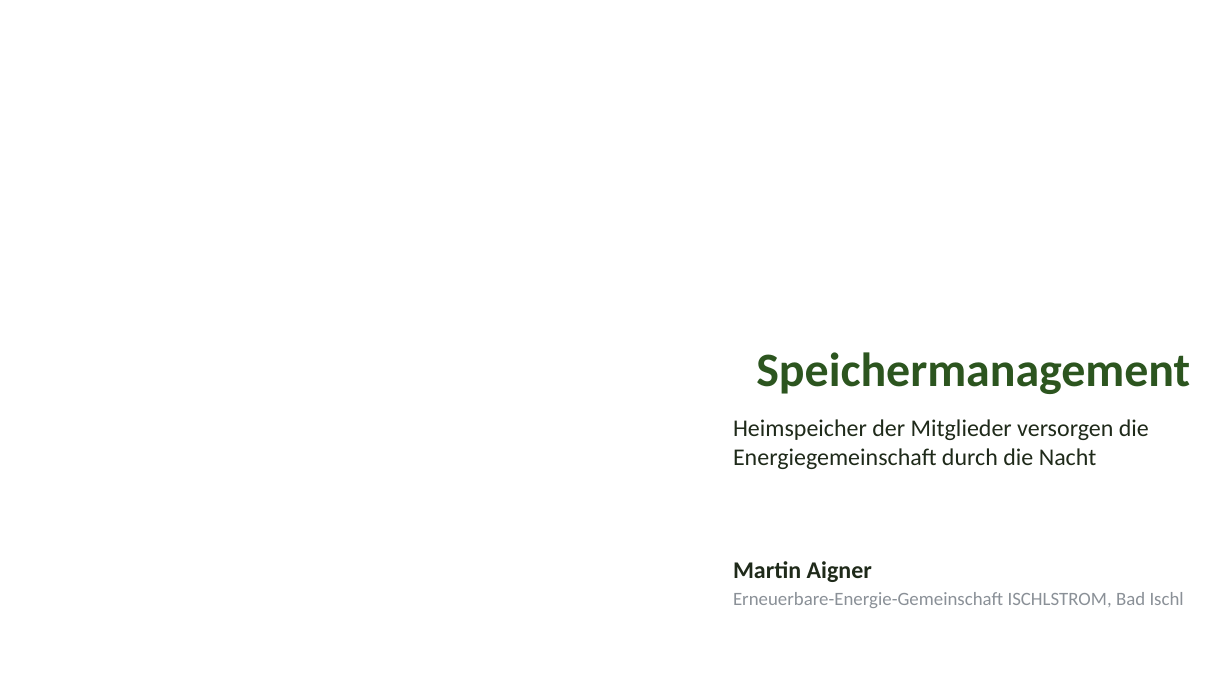
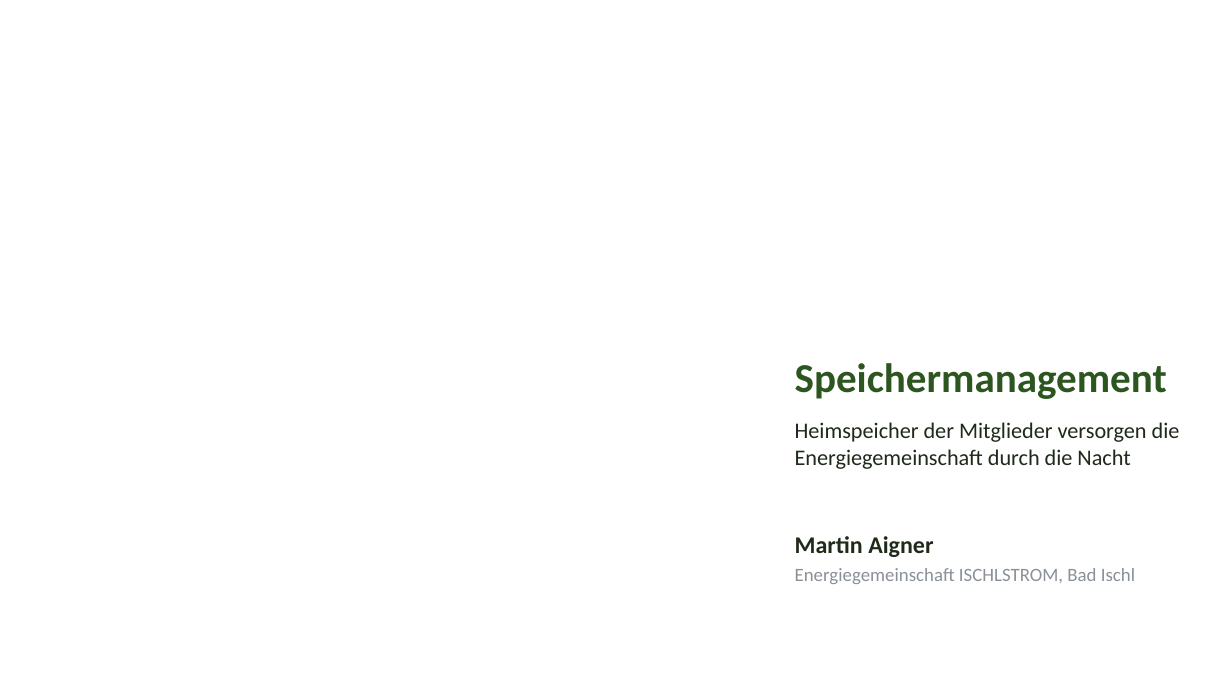
Before and after one commit to maigner/Energiegemeinschaft, a slide deck: slide 1 of docs/grafiken/speichermanagement/speichermanagement-whiteboards.pptx. Drawn at 1232x693 pixels with LibreOffice and Linux fonts; fonts in the diff are those of the drawing; background and template pictures are left out. Boxes give left, top, right and bottom in pixels: in the first picture for what was removed or moved away, otherwise in the second. Text is boxed around its words. In the diff, an @@ line names an element or a change of style, - is before the commit and + after.

```diff
--- a/docs/grafiken/speichermanagement/speichermanagement-whiteboards.pptx
+++ b/docs/grafiken/speichermanagement/speichermanagement-whiteboards.pptx
@@ title "Speichermanagement": place and size @@
-title "Speichermanagement" at [756, 352, 1190, 394]
+title "Speichermanagement" at [795, 363, 1167, 399]
@@ title "Speichermanagement" at [795, 363, 1167, 399]: size 28 to 24 pt; alignment centre to left @@
@@ text "Heimspeicher der Mitglieder versorgen die ...": place and size @@
-text "Heimspeicher der Mitglieder versorgen die ..." at [733, 419, 1149, 469]
+text "Heimspeicher der Mitglieder versorgen die ..." at [795, 422, 1180, 469]
@@ text "Heimspeicher der Mitglieder versorgen die ..." at [795, 422, 1180, 469]: size 14 to 13 pt @@
@@ text "Martin Aigner": place and size @@
-text "Martin Aigner" at [733, 561, 1184, 608]
+text "Martin Aigner" at [795, 536, 1135, 584]
@@ text at [795, 568, 1135, 584]: text changed @@
-Erneuerbare-Energie-Gemeinschaft ISCHLSTROM, Bad Ischl
+Energiegemeinschaft ISCHLSTROM, Bad Ischl
```
Also in this commit, not shown: 1 other file.
